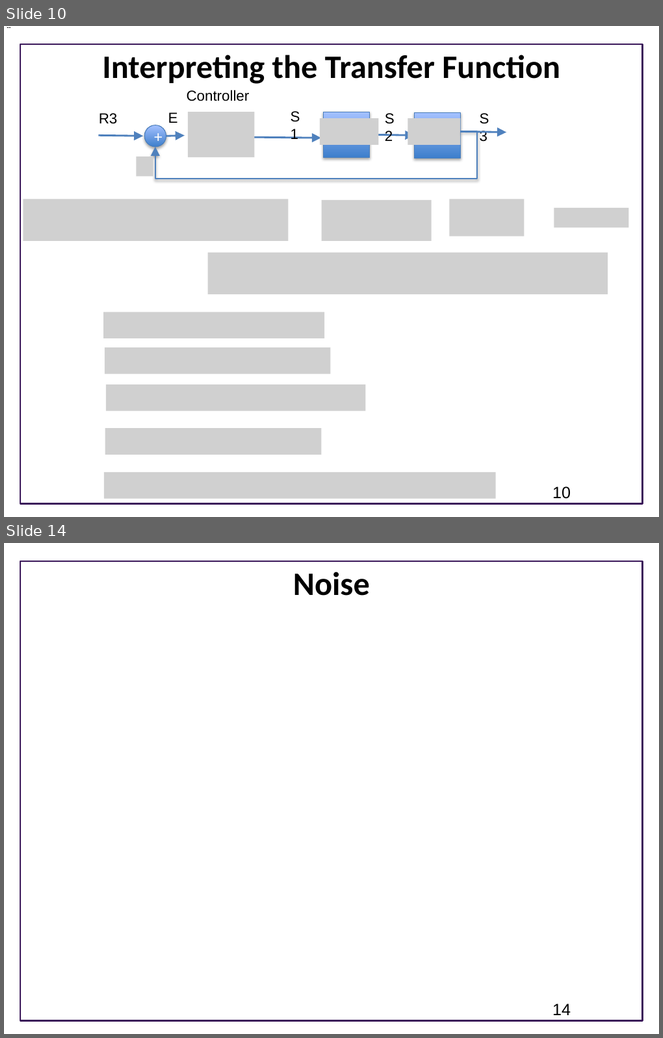
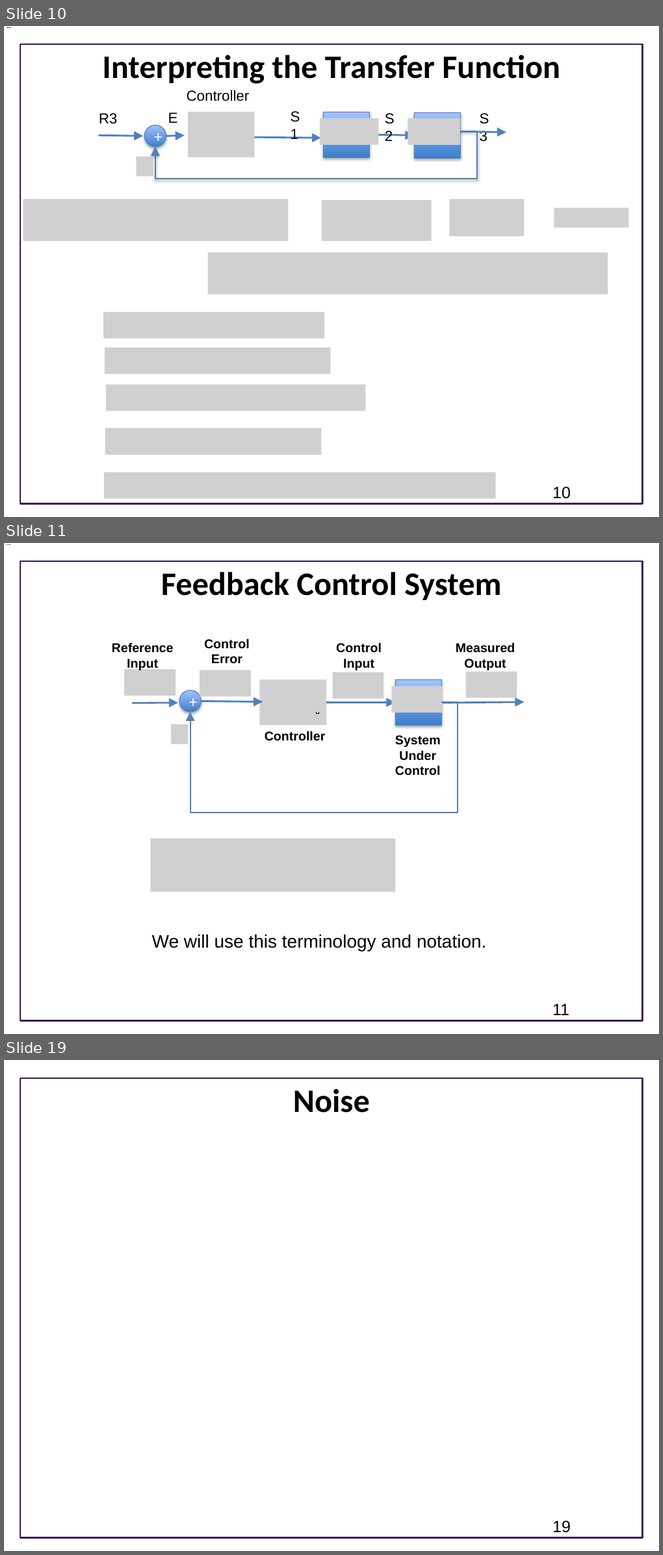
Before and after one commit to joseph-hellerstein/advanced-controls-lectures, a slide deck: Lecture_13-Building-Systems-From-Other-Systems/Building-Systems-From-Other-Systems.pptx. Shown one above the other, each under a label of ours: slides 10 and 14 before the commit, slides 10, 11 and 19 after it; the slides between them are not shown. The pictures are 663x1038 and 663x1555 pixels, drawn with LibreOffice and Linux fonts; fonts in the diff are those of the drawing; grey boxes stand for pictures; background and template pictures are left out. Boxes give left, top, right and bottom in pixels: in the first picture for what was removed or moved away, otherwise in the second. Text is boxed around its words. In the diff, an @@ line names an element or a change of style, - is before the commit and + after.

```diff
--- a/Lecture_13-Building-Systems-From-Other-Systems/Building-Systems-From-Other-Systems.pptx
+++ b/Lecture_13-Building-Systems-From-Other-Systems/Building-Systems-From-Other-Systems.pptx
@@ slide 11 added at <box>4,543,659,1034</box>, background #FFFFFF; not listed: 1 template element that a slide beside it also shows @@
@@ title added at <box>161,572,501,600</box>, 36 pt, text #000000, bold @@
+Feedback Control System
@@ text added at <box>204,639,250,664</box>, 14 pt, text #000000, bold @@
+Control
+Error
@@ text added at <box>112,642,174,670</box>, 14 pt, text #000000, bold @@
+Reference
+Input
@@ text added at <box>336,642,382,670</box>, 14 pt, text #000000, bold @@
+Control
+Input
@@ text added at <box>456,642,516,670</box>, 14 pt, text #000000, bold @@
+Measured
+Output
@@ picture added at <box>124,670,176,696</box> @@
@@ picture added at <box>199,670,250,696</box> @@
@@ picture added at <box>333,672,384,698</box> @@
@@ picture added at <box>466,672,517,698</box> @@
@@ ellipse added at <box>180,691,201,712</box>, fill gradient #3F80CE to #A4C4FF, outline #4B7EBC 0.75 pt, 18 pt, text #FFFFFF @@
++
@@ picture added at <box>259,680,326,725</box> @@
@@ picture added at <box>392,687,443,713</box> @@
@@ rectangle added at <box>396,680,441,725</box>, fill gradient #3F80CE to #A4C4FF, outline #4B7EBC 0.75 pt @@
@@ arrow added from (132, 703) to (178, 703), #4F81BD 2 pt @@
@@ elbow arrow added from (441, 702) to (190, 712), #4F81BD 1.5 pt @@
@@ arrow added from (201, 702) to (263, 702), #4F81BD 2 pt @@
@@ arrow added from (326, 702) to (396, 702), #4F81BD 2 pt @@
@@ arrow added from (441, 703) to (524, 702), #4F81BD 2 pt @@
@@ picture added at <box>171,724,188,744</box> @@
@@ text added at <box>265,731,326,741</box>, 14 pt, text #000000, bold @@
+Controller
@@ text added at <box>395,735,441,776</box>, 14 pt, text #000000, bold @@
+System
+Under
+Control
@@ picture added at <box>151,839,396,891</box> @@
@@ text added at <box>152,934,486,951</box>, 20 pt, text #000000 @@
+We will use this terminology and notation.
@@ page number added at <box>553,1004,570,1016</box>, 18 pt, text #000000 @@
+11
@@ what was slide 14 is now slide 19 @@
@@ page number at <box>553,1521,571,1533</box>: text changed @@
-14
+19
```
Also in this commit, not shown: 2 slides changed, 5 other slides added, 1 slide removed, 2 other files.
